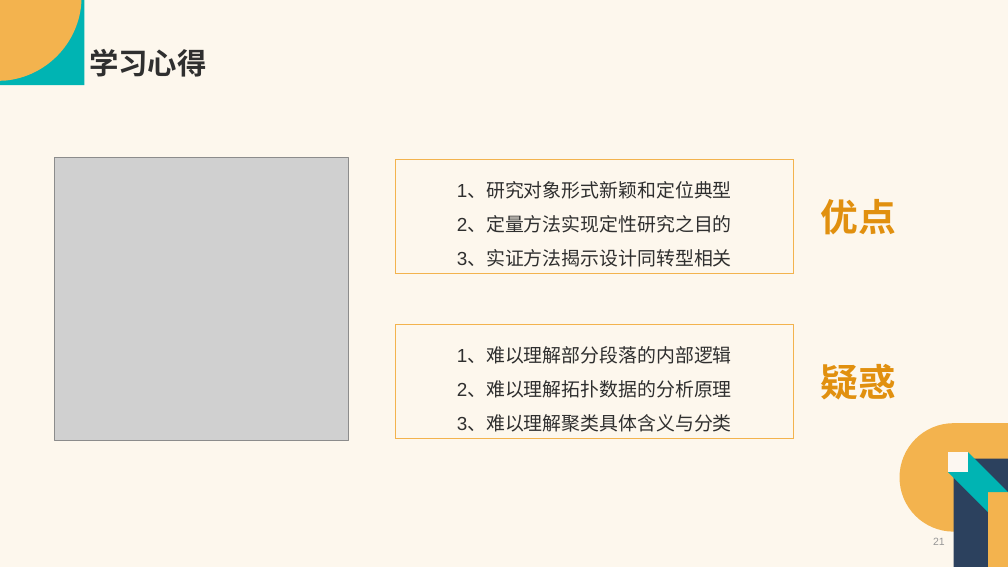
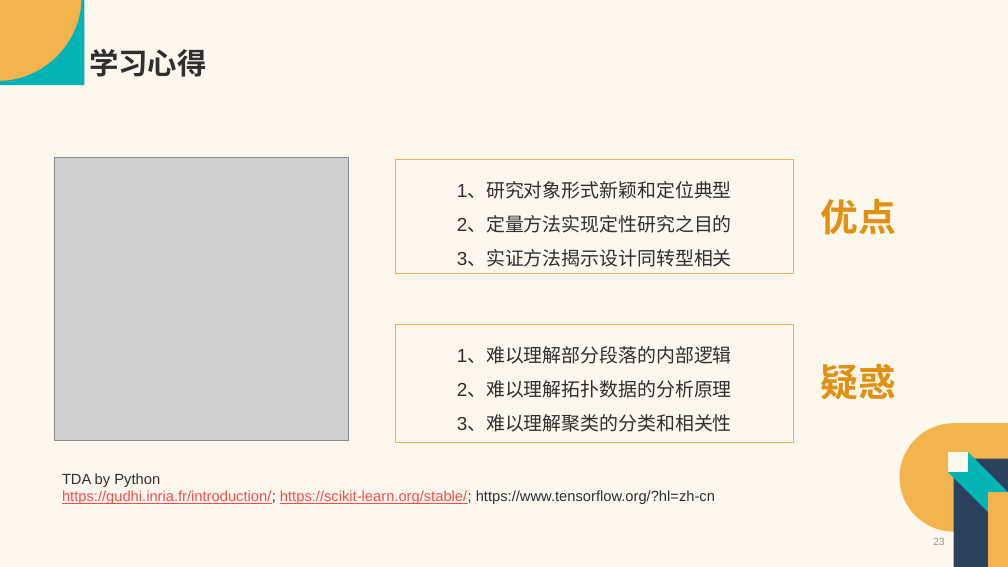
Before and after one commit to Vaelubo/Research, a slide deck: slide 23 of SSCI文章汇报-卢波.pptx (slide 21 before the commit). Drawn at 1008x567 pixels with LibreOffice and Linux fonts; fonts in the diff are those of the drawing; grey boxes stand for pictures. Boxes give left, top, right and bottom in pixels: in the first picture for what was removed or moved away, otherwise in the second. Text is boxed around its words. In the diff, an @@ line names an element or a change of style, - is before the commit and + after.

```diff
--- a/SSCI文章汇报-卢波.pptx
+++ b/SSCI文章汇报-卢波.pptx
@@ text in rectangle at (457, 415, 732, 432): text changed @@
-3、难以理解聚类具体含义与分类
+3、难以理解聚类的分类和相关性
@@ text added at (62, 473, 715, 504), 14 pt, text #F84D4D, underline @@
+TDA by Python
+https://gudhi.inria.fr/introduction/; https://scikit-learn.org/stable/; https://www.tensorflow.org/?hl=zh-cn
@@ page number at (933, 538, 945, 545): text changed @@
-21
+23
```
Also in this commit, not shown: 11 other slides changed, 3 slides added, 1 other file.
